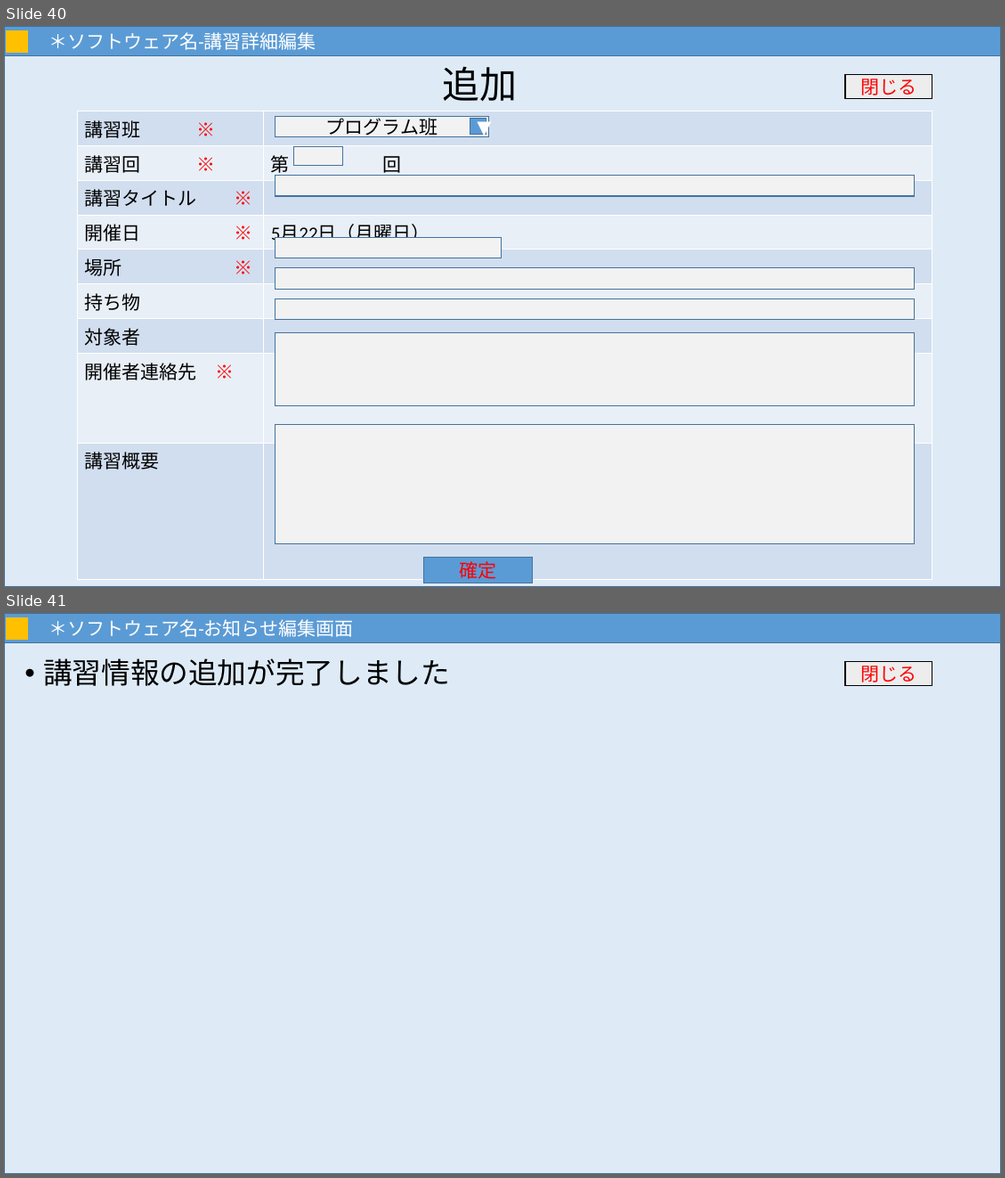
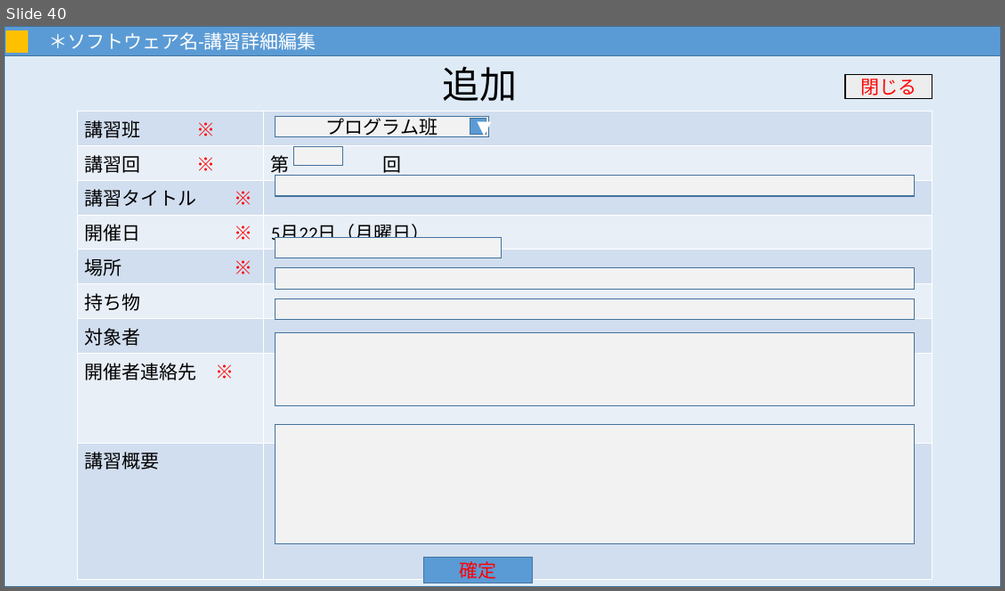
Before and after one commit to MNB-oda/MNB, a slide deck: 提出課題/外部設計書/画面設計.pptx. Shown one above the other, each under a label of ours: slides 40 and 41 before the commit, slide 40 after it. The pictures are 1005x1178 and 1005x591 pixels, drawn with LibreOffice and Linux fonts; fonts in the diff are those of the drawing. Boxes give left, top, right and bottom in pixels: in the first picture for what was removed or moved away, otherwise in the second. Text is boxed around its words. In the diff, an @@ line names an element or a change of style, - is before the commit and + after.

Commit message:
外部設計未完成だけど＠3時間くらいで画面設計はできる

```diff
--- a/提出課題/外部設計書/画面設計.pptx
+++ b/提出課題/外部設計書/画面設計.pptx
@@ slide 41 removed at (4,613,1001,1174), background #FFFFFF @@
@@ rectangle removed at (4,613,1001,1174) @@
@@ rectangle removed at (4,613,1001,643) @@
-＊ソフトウェア名-お知らせ編集画面
@@ rectangle removed at (7,618,28,639) @@
@@ text removed at (43,658,450,686) @@
-• 講習情報の追加が完了しました
@@ rectangle removed at (845,662,932,686) @@
-閉じる
```
Also in this commit, not shown: 17 slides changed, 14 other slides removed, 1 other file.
